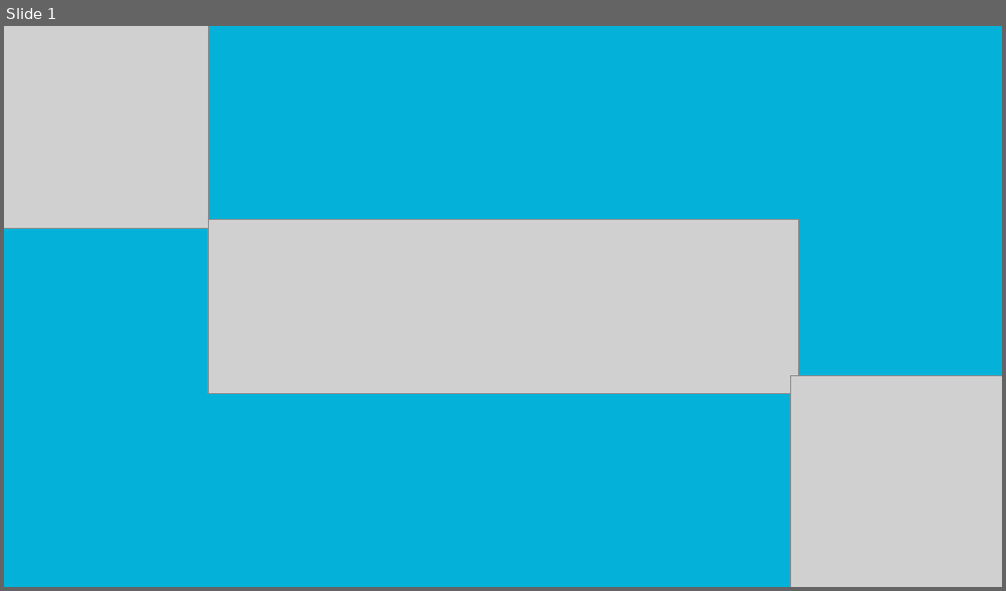
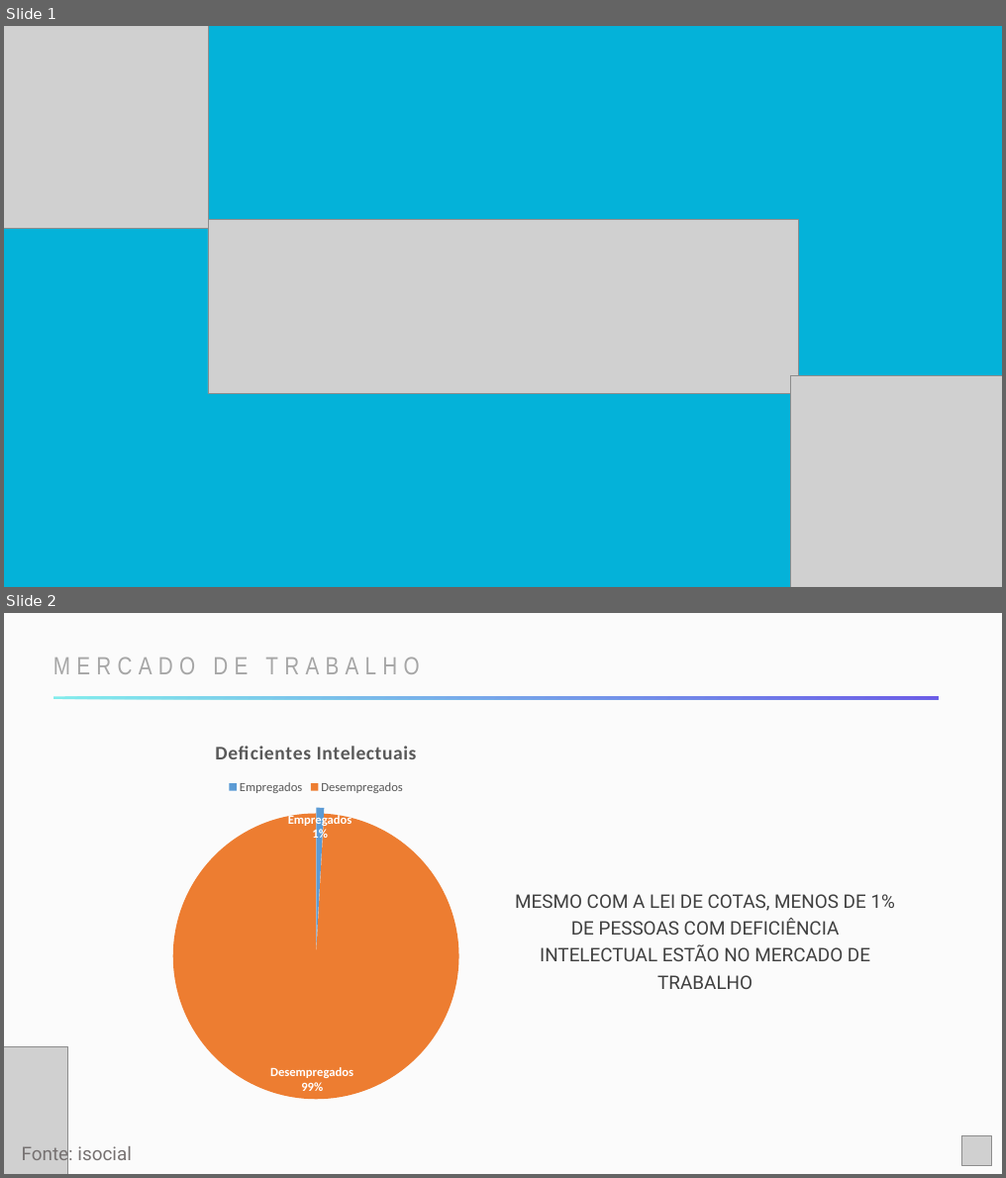
Before and after one commit to ismikeandrews/goodfit, a slide deck: pitch/pitch-next.pptx. Shown one above the other, each under a label of ours: slide 1 before the commit, slides 1 and 2 after it. The pictures are 1006x591 and 1006x1178 pixels, drawn with LibreOffice and Linux fonts; fonts in the diff are those of the drawing; grey boxes stand for pictures. Boxes give left, top, right and bottom in pixels: in the first picture for what was removed or moved away, otherwise in the second. Text is boxed around its words. In the diff, an @@ line names an element or a change of style, - is before the commit and + after.

```diff
--- a/pitch/pitch-next.pptx
+++ b/pitch/pitch-next.pptx
@@ slide 2 added at [4, 613, 1002, 1174], background #FBFBFB @@
@@ text added at [54, 657, 419, 674], 24 pt, text #A6A6A6 @@
+MERCADO DE TRABALHO
@@ round diag rect added at [54, 697, 939, 700], fill gradient #6C5CE7 to #81ECEC @@
@@ pie chart added at [14, 724, 618, 1110] @@
+title "Deficientes Intelectuais "
+categories: Empregados, Desempregados
+Series 1: 1, 99
@@ text added at [515, 894, 895, 989], 18 pt, text #404040 @@
+MESMO COM A LEI DE COTAS, MENOS DE 1% DE PESSOAS COM DEFICIÊNCIA INTELECTUAL ESTÃO NO MERCADO DE TRABALHO
@@ picture added at [4, 1048, 67, 1174] @@
@@ text added at [22, 1144, 131, 1166], 18 pt, text #767171 @@
+Fonte: isocial
@@ picture added at [962, 1137, 992, 1166] @@
```
Also in this commit, not shown: 1 slide changed, 7 other slides added.
